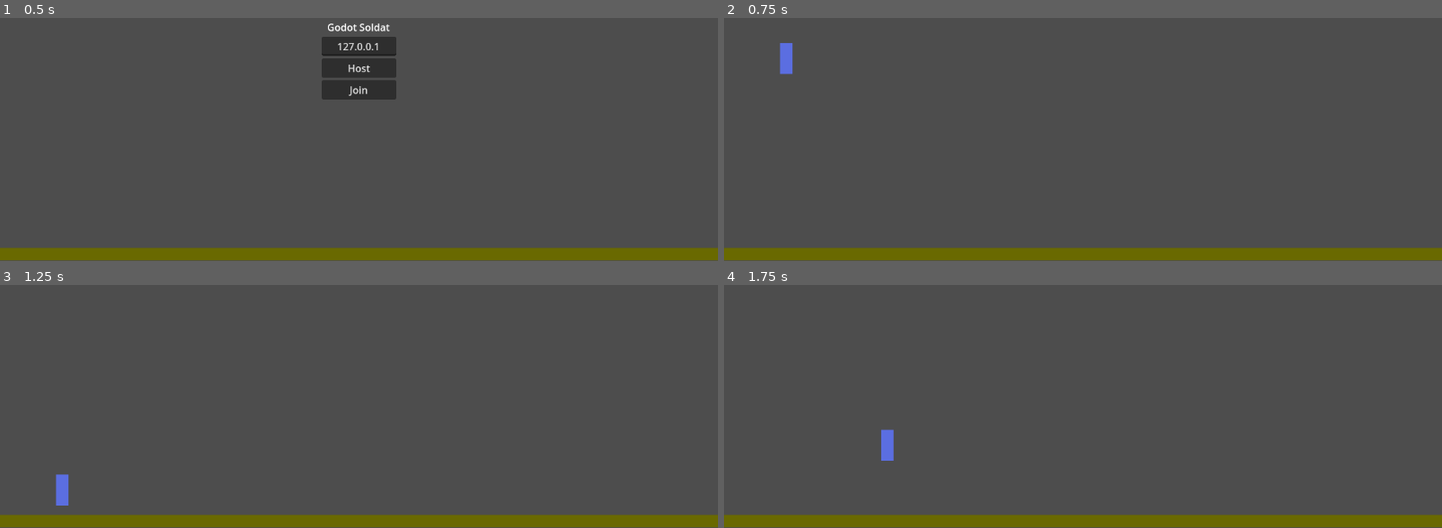
Above: before the commit, frames 1-4 (two rows, left to right).
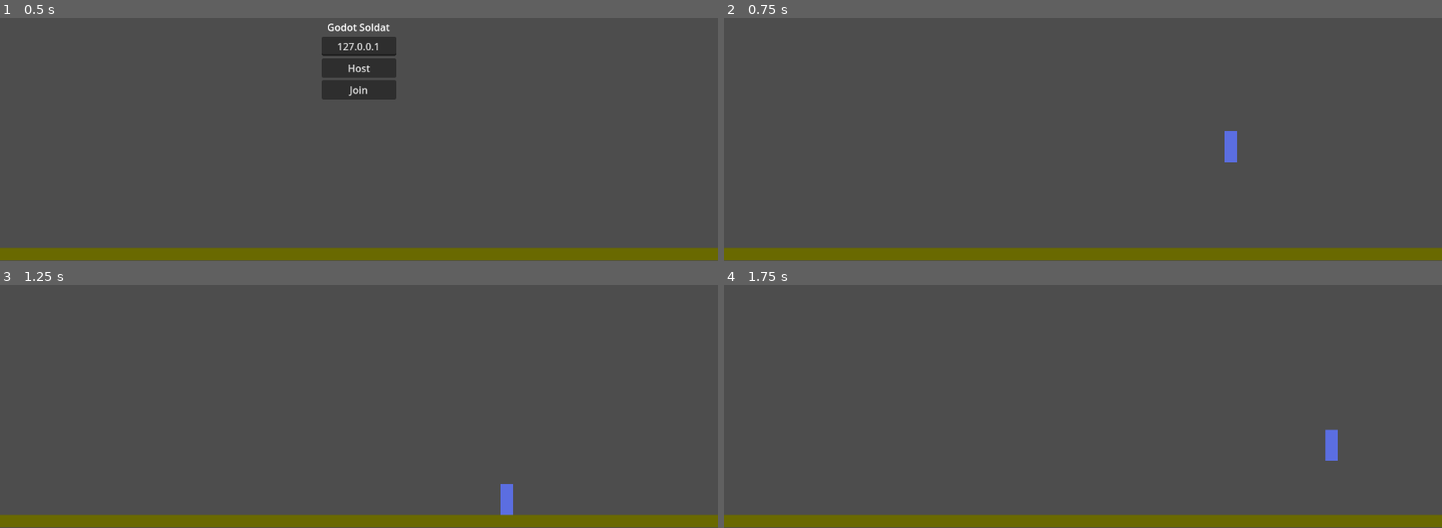
Above: after the commit, the same moments.

Repository: Loethor/godat
Game: Godot game, scene res://scenes/game.tscn
Two runs of this game, one before a commit and one after it. Both use one fixed random seed, a clock stepped at 60 frames per second and the inputs below.
Inputs:
- Up to frame 1 (0.5 s): no input
- Up to frame 2 (0.75 s): click "Host" at 0.5 s
- Up to frame 3 (1.25 s): no input
- Up to frame 4 (1.75 s): hold D (move_right) from 1.28 s (still down); tap Space (jump) at 1.52 s

Frame 1 is identical in both runs. In frame 2, 0.5% of the frame differs, in the area x 7-72%, y 10-60%; in frame 3, 0.5%; in frame 4, 0.5%.

Commit message:
improving debug

Diff:
--- a/scenes/level.tscn
+++ b/scenes/level.tscn
@@ -1,11 +1,13 @@
-[gd_scene load_steps=3 format=3 uid="uid://qs778assfk33"]
+[gd_scene load_steps=4 format=3 uid="uid://qs778assfk33"]
 
 [ext_resource type="Texture2D" uid="uid://fy5oasjxu5lu" path="res://assets/ground.png" id="1_2q6dc"]
+[ext_resource type="Script" uid="uid://ba2b66njr40sk" path="res://scripts/level.gd" id="1_w7c3h"]
 
 [sub_resource type="RectangleShape2D" id="RectangleShape2D_rd3vj"]
 size = Vector2(1152, 20)
 
 [node name="Level" type="Node2D"]
+script = ExtResource("1_w7c3h")
 
 [node name="Ground" type="StaticBody2D" parent="."]
 position = Vector2(576, 637)
@@ -17,3 +19,11 @@
 [node name="Sprite2D" type="Sprite2D" parent="Ground"]
 scale = Vector2(1152, 20)
 texture = ExtResource("1_2q6dc")
+
+[node name="SpawnPositions" type="Node" parent="."]
+
+[node name="Marker2D" type="Marker2D" parent="SpawnPositions"]
+position = Vector2(813, 442)
+
+[node name="Marker2D2" type="Marker2D" parent="SpawnPositions"]
+position = Vector2(286, 448)
--- a/scripts/game.gd
+++ b/scripts/game.gd
@@ -3,11 +3,15 @@
 @onready var players := $Players
 
 @export var player_scene: PackedScene
-@export var spawn_positions: Array[Vector2] = [Vector2(100, 300), Vector2(300, 300), Vector2(500, 300), Vector2(700, 300)]
+@onready var level: Node2D = $Level
 
 var spawn_index := 0
+var spawn_positions: Array[Vector2]
 
 func _ready():
+	# Get spawn positions from the level
+	spawn_positions = level.spawn_positions
+
 	# Connect multiplayer signals
 	multiplayer.peer_connected.connect(_on_peer_connected)
 	multiplayer.peer_disconnected.connect(_on_peer_disconnected)
@@ -22,13 +26,13 @@
 	_spawn_player(multiplayer.get_unique_id())
 
 func _on_peer_connected(peer_id: int):
-	print("Peer connected:", peer_id)
+	print("Peer connected: ", peer_id)
 	if not multiplayer.is_server(): return
 	# Server spawns player for new peer
 	_spawn_player(peer_id)
 
 func _on_connected_to_server():
-	print("Connected to server as peer:", multiplayer.get_unique_id())
+	print("Connected to server as client: ", multiplayer.get_unique_id())
 
 func _spawn_player(peer_id: int):
 	var player := player_scene.instantiate()
@@ -46,11 +50,11 @@
 	player.position = spawn_pos
 
 	players.add_child(player)
-	print("Spawned player for peer:", peer_id, "at", spawn_pos)
+	print("Spawned player for peer: ", peer_id, " at ", spawn_pos)
 
 func _on_peer_disconnected(peer_id: int):
 	if not multiplayer.is_server(): return
-	print("Peer disconnected:", peer_id)
+	print("Peer disconnected: ", peer_id)
 
 	var player_node = players.get_node_or_null(str(peer_id))
 	if player_node:
--- /dev/null
+++ b/scripts/level.gd
@@ -0,0 +1,11 @@
+extends Node2D
+
+
+var spawn_positions: Array[Vector2] = []
+
+func _ready() -> void:
+	spawn_positions.clear()
+	var spawn_parent = $SpawnPositions
+	for child in spawn_parent.get_children():
+		if child is Marker2D:
+			spawn_positions.append(child.position)
--- a/scripts/network.gd
+++ b/scripts/network.gd
@@ -10,12 +10,12 @@
 	var peer := ENetMultiplayerPeer.new()
 	peer.create_server(PORT, MAX_CLIENTS)
 	multiplayer.multiplayer_peer = peer
-	print("Hosting on port", PORT)
+	print("Hosting on port: ", PORT)
 	server_created.emit()
 
 func join(ip: String):
 	var peer := ENetMultiplayerPeer.new()
 	peer.create_client(ip, PORT)
 	multiplayer.multiplayer_peer = peer
-	print("Connecting to", ip)
+	print("Connecting to: ", ip)
 	client_created.emit()
Not shown, added: scripts/level.gd.uid
